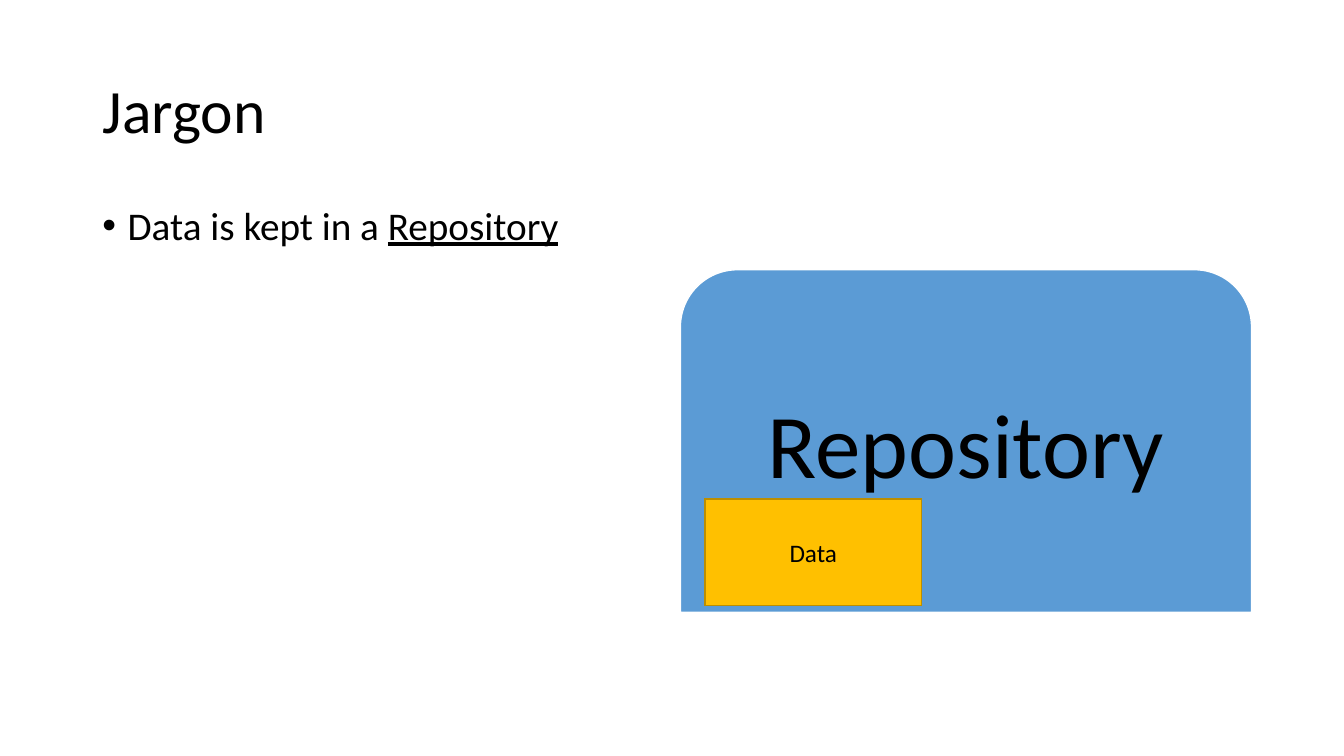
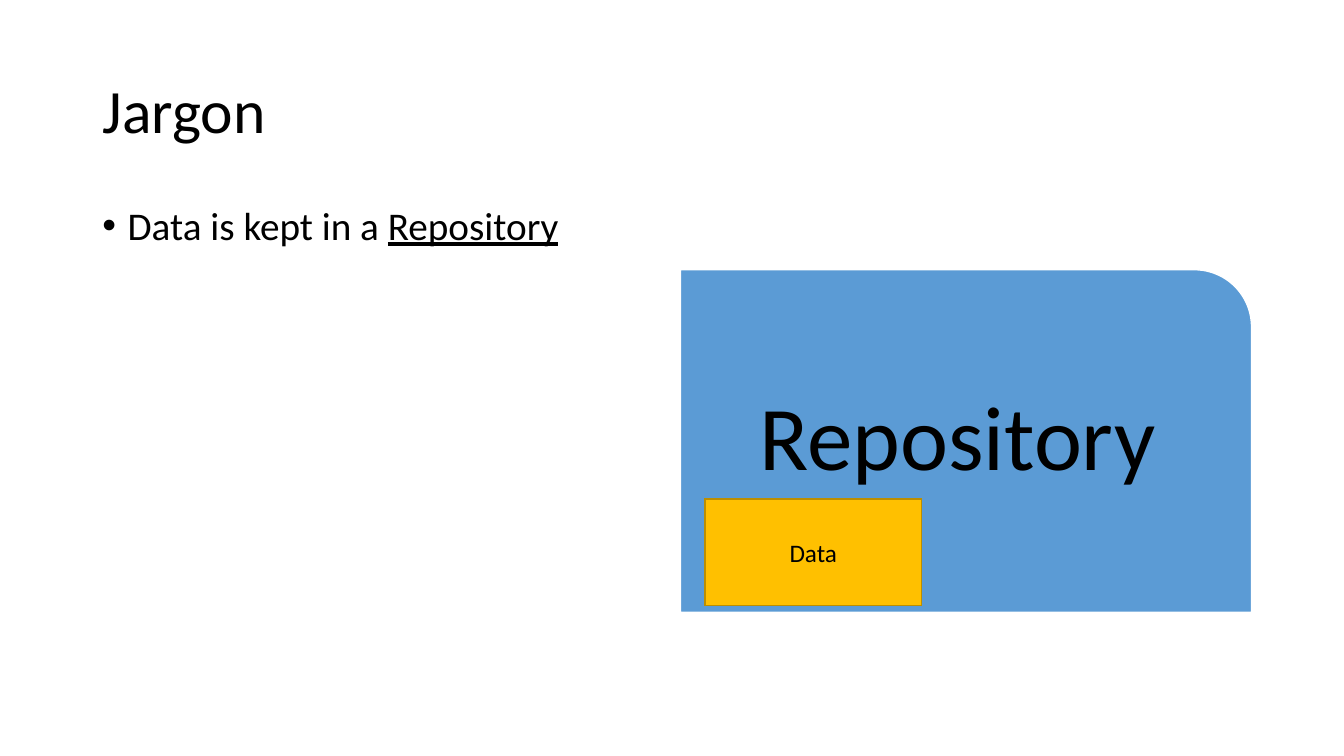
Before and after one commit to vegfetch/talk, a slide deck: slide 7 of cf_version_control_systems.pptx. Drawn at 1344x756 pixels with LibreOffice and Linux fonts; fonts in the diff are those of the drawing. Boxes give left, top, right and bottom in pixels: in the first picture for what was removed or moved away, otherwise in the second. Text is boxed around its words. In the diff, an @@ line names an element or a change of style, - is before the commit and + after.

```diff
--- a/cf_version_control_systems.pptx
+++ b/cf_version_control_systems.pptx
@@ text "Repository" rewrapped from box(768, 415, 1164, 500) to box(759, 407, 1155, 485) @@
@@ round rect at box(681, 270, 1252, 613): round same rect to round rect @@
```
Also in this commit, not shown: 9 other slides changed, 5 slides added, 2 slides removed, 18 other files.
